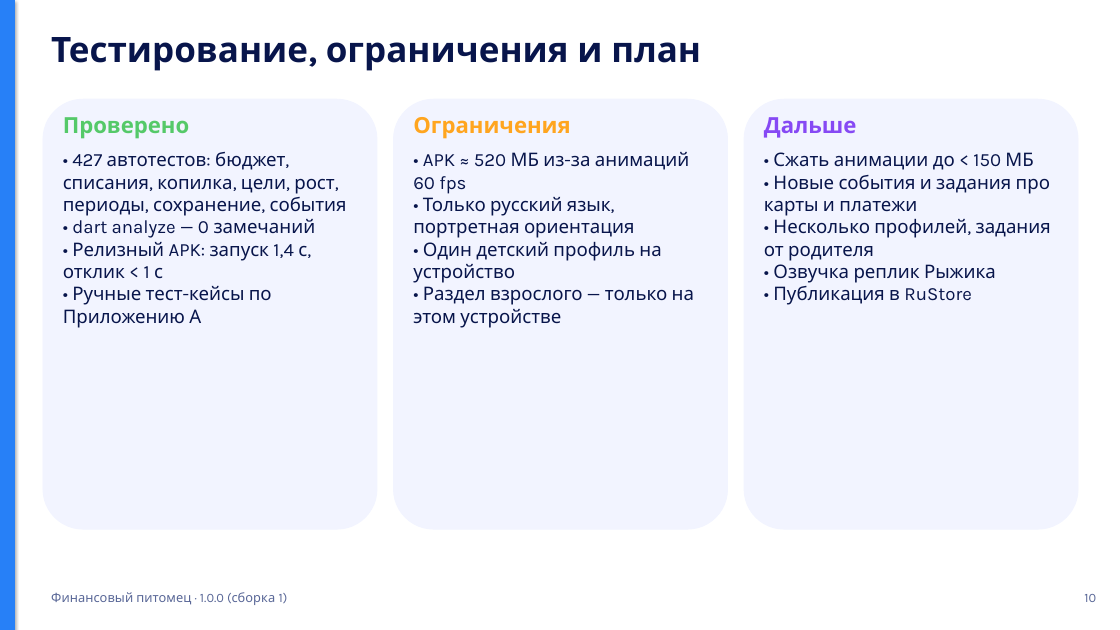
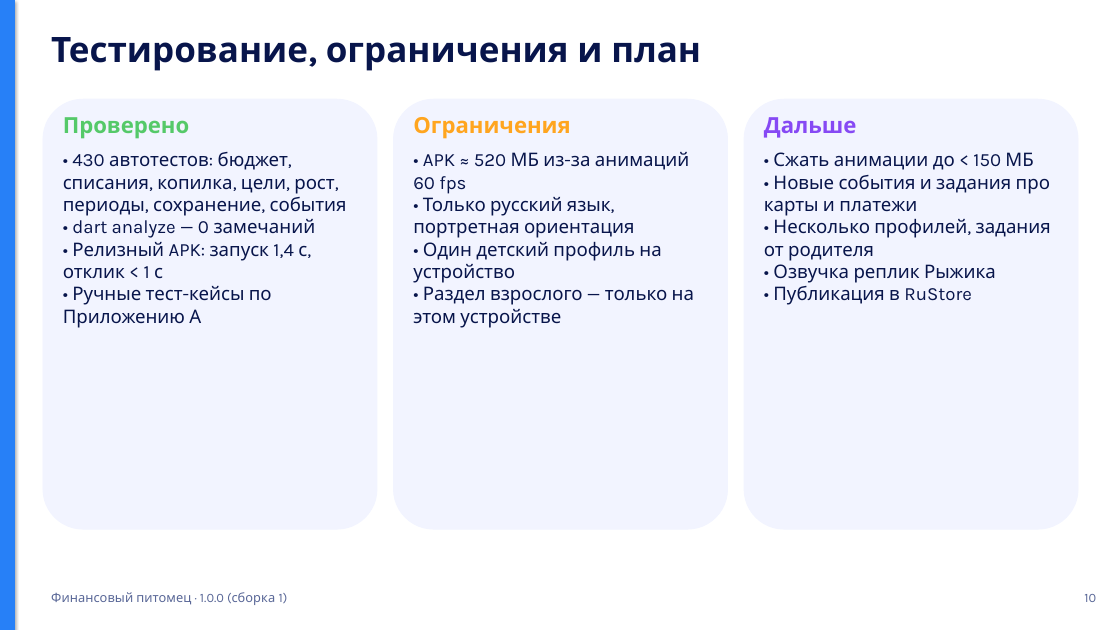
Before and after one commit to VavilonK/FinTrix, a slide deck: slide 10 of docs/Презентация_Финансовый_питомец.pptx. Drawn at 1120x630 pixels with LibreOffice and Linux fonts; fonts in the diff are those of the drawing. Boxes give left, top, right and bottom in pixels: in the first picture for what was removed or moved away, otherwise in the second. Text is boxed around its words. In the diff, an @@ line names an element or a change of style, - is before the commit and + after.

```diff
--- a/docs/Презентация_Финансовый_питомец.pptx
+++ b/docs/Презентация_Финансовый_питомец.pptx
@@ text at (63, 152, 347, 328): text changed @@
-• 427 автотестов: бюджет, списания, копилка, цели, рост, периоды, сохранение, события
-• dart analyze — 0 замечаний
-• Релизный APK: запуск 1,4 с, отклик < 1 с
-• Ручные тест-кейсы по Приложению А
+• 430 автотестов: бюджет, списания, копилка, цели, рост, периоды, сохранение, события
+• dart analyze — 0 замечаний
+• Релизный APK: запуск 1,4 с, отклик < 1 с
+• Ручные тест-кейсы по Приложению А
```
Also in this commit, not shown: 1 other slide changed, 11 other files.
